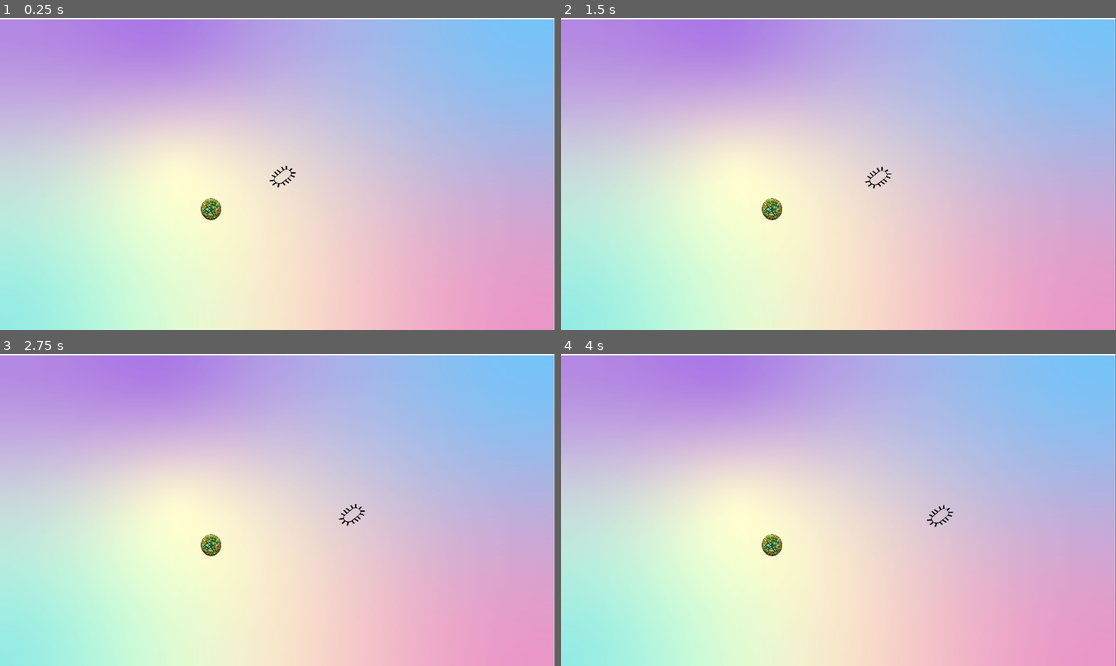
Above: before the commit, frames 1-4 (two rows, left to right).
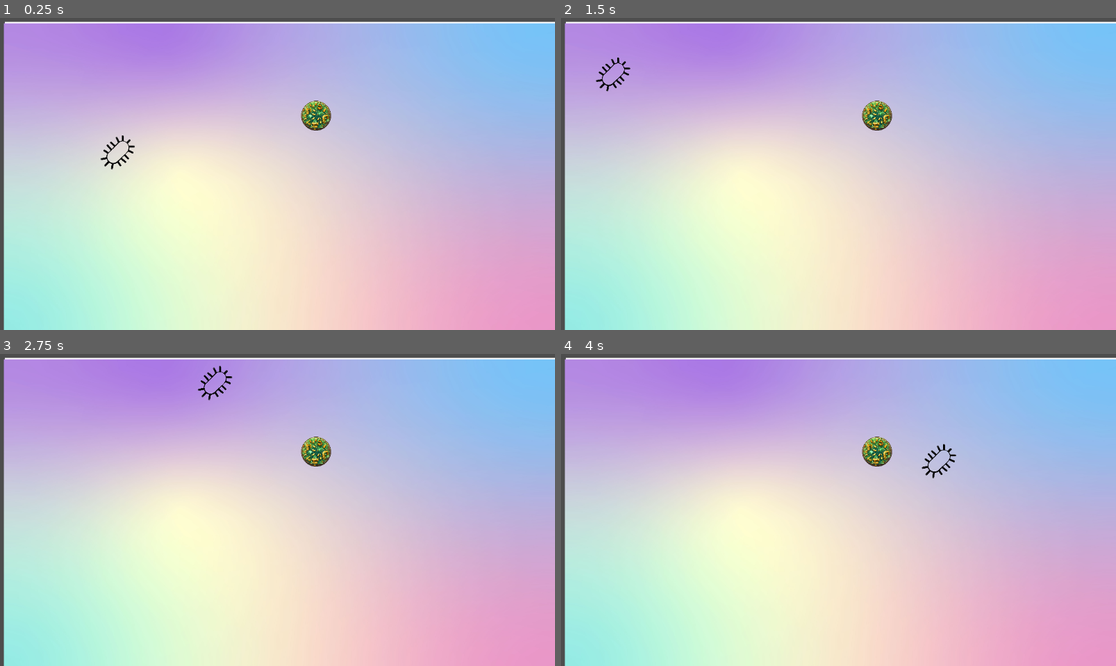
Above: after the commit, the same moments.

Repository: hypergeek-dev/amoebea_sim
Game: Godot game, scene res://color_rect.tscn
Two runs of this game, one before a commit and one after it. Both use one fixed random seed, a clock stepped at 60 frames per second and the inputs below.
Inputs:
- Up to frame 1 (0.25 s): no input
- Up to frame 2 (1.5 s): no input
- Up to frame 3 (2.75 s): no input
- Up to frame 4 (4 s): no input

The runs differ from the first frame. In frame 1, 3.6% of the frame differs, in the area x 0-100%, y 0-100%; in frame 2, 3.6%; in frame 3, 3.6%; in frame 4, 3.6%.

Commit message:
Collision detection added

Diff:
--- a/Amobea.gd
+++ /dev/null
@@ -1,36 +0,0 @@
-extends Amobea
-
-var speed = 100  # Speed of the element
-var direction = Vector2.ZERO
-
-func _ready():
-	randomize()
-	# Set initial random direction
-	direction = Vector2(randf_range(-1, 1), randf_range(-1, 1)).normalized()
-
-func _process(delta):
-	# Move the element
-	position += direction * speed * delta
-
-	# Change direction randomly at intervals
-	if randf() < 0.01:
-		direction = Vector2(randf_range(-1, 1), randf_range(-1, 1)).normalized()
-
-	# Keep the element within the screen bounds
-	var screen_size = get_viewport_rect().size
-	if position.x < 0:
-		position.x = 0
-		direction.x *= -1
-	elif position.x > screen_size.x:
-		position.x = screen_size.x
-		direction.x *= -1
-
-	if position.y < 0:
-		position.y = 0
-		direction.y *= -1
-	elif position.y > screen_size.y:
-		position.y = screen_size.y
-		direction.y *= -1
-
-func randf_range(min, max):
-	return min + (max - min) * randf()
--- a/Sprite.gd
+++ b/Sprite.gd
@@ -3,29 +3,44 @@
 var speed = 300
 var direction = Vector2.ZERO
 var target_direction = Vector2.ZERO
-var change_interval = 1.0
+var change_interval = 5.0
 var time_since_last_change = 0.0
+var noise
+var noise_time = 0.0
 
 func _ready():
+	print("Script is running on node: ", self.name)
 	randomize()
-
 	direction = Vector2(rand_range(-1, 1), rand_range(-1, 1)).normalized()
 	target_direction = direction
-	change_interval = rand_range(1, 20)
+	change_interval = rand_range(3, 5)
+
+
+	noise = FastNoiseLite.new()
+	noise.seed = randi()
+	noise.frequency = 0.1
+
+	var area2d = $Amoeba_Area
+	if area2d:
+		print("Amoeba_Area node found, connecting signal on node: ", self.name)
+		area2d.connect("area_entered", Callable(self, "_on_Amoeba_Area_area_entered"))
+	else:
+		print("Error: Amoeba_Area node not found on node: ", self.name)
 
 func _process(delta):
-
 	position += direction * speed * delta
-
-	direction = direction.lerp(target_direction, 0.1)
-
+	direction = direction.lerp(target_direction, 0.02)
 
 	time_since_last_change += delta
+	noise_time += delta
+
 	if time_since_last_change >= change_interval:
-		target_direction = Vector2(rand_range(-1, 1), rand_range(-1, 1)).normalized()
+		var noise_value_x = noise.get_noise_2d(position.x * 0.1, noise_time)
+		var noise_value_y = noise.get_noise_2d(position.y * 0.1, noise_time)
+		target_direction = Vector2(noise_value_x, noise_value_y).normalized()
+
 		time_since_last_change = 0.0
-		change_interval = rand_range(1, 10)
-
+		change_interval = rand_range(3, 5)
 
 	var screen_size = get_viewport_rect().size
 	if position.x < 0:
@@ -46,5 +61,12 @@
 		direction.y *= -1
 		target_direction.y *= -1
 
+func _on_Amoeba_Area_area_entered(area):
+	print("Area entered detected.")
+	if area.is_in_group("bacteria"):
+		print("Bacteria detected!")
+		area.queue_free()
+		scale += Vector2(0.1, 0.1)
+
 func rand_range(min, max):
 	return min + (max - min) * randf()
--- a/color_rect.tscn
+++ b/color_rect.tscn
@@ -1,16 +1,23 @@
-[gd_scene load_steps=6 format=3 uid="uid://cs8k1yij53gh6"]
+[gd_scene load_steps=8 format=3 uid="uid://cs8k1yij53gh6"]
 
 [ext_resource type="Texture2D" uid="uid://cuibcawodeb6h" path="res://Background.jpg" id="1_w5grp"]
 [ext_resource type="Texture2D" uid="uid://d04vcir1p10m0" path="res://amoeba.png" id="2_smd3q"]
 [ext_resource type="Script" path="res://Sprite.gd" id="3_wu3pq"]
 [ext_resource type="Texture2D" uid="uid://bd27ereq1lsel" path="res://bacteria.png" id="4_w4caa"]
+[ext_resource type="Script" path="res://Food.gd" id="5_lg2pp"]
 
-[sub_resource type="CircleShape2D" id="CircleShape2D_2xjiy"]
-radius = 201.002
+[sub_resource type="CapsuleShape2D" id="CapsuleShape2D_jh6jy"]
+radius = 76.0
+height = 223.185
+
+[sub_resource type="CircleShape2D" id="CircleShape2D_djxhf"]
+radius = 333.507
 
 [node name="ColorRect" type="ColorRect"]
-offset_right = 1151.0
-offset_bottom = 648.0
+offset_left = 10.0
+offset_top = 8.0
+offset_right = 1161.0
+offset_bottom = 656.0
 
 [node name="Background" type="Sprite2D" parent="."]
 position = Vector2(574, 328.5)
@@ -18,17 +25,32 @@
 texture = ExtResource("1_w5grp")
 metadata/_edit_lock_ = true
 
-[node name="Amoeba" type="Sprite2D" parent="Background"]
-z_index = 999
+[node name="Amobea" type="Sprite2D" parent="." groups=["Amobea"]]
+position = Vector2(303, 303)
+scale = Vector2(0.25, 0.25)
 texture = ExtResource("2_smd3q")
 script = ExtResource("3_wu3pq")
 
-[node name="Food" type="Sprite2D" parent="."]
-position = Vector2(438, 397)
-scale = Vector2(0.102, 0.11)
+[node name="Amoeba_Area" type="Area2D" parent="Amobea" groups=["Amobea"]]
+position = Vector2(-28, -4)
+
+[node name="Amobea_Collision" type="CollisionShape2D" parent="Amobea/Amoeba_Area" groups=["Amobea"]]
+position = Vector2(20, 8)
+rotation = 0.837758
+scale = Vector2(1.5, 1.5)
+shape = SubResource("CapsuleShape2D_jh6jy")
+metadata/_edit_lock_ = true
+
+[node name="Bacteria" type="Sprite2D" parent="." groups=["Bacteria"]]
+position = Vector2(646, 195)
+scale = Vector2(0.15, 0.15)
 texture = ExtResource("4_w4caa")
+script = ExtResource("5_lg2pp")
 
-[node name="CollisionShape2D" type="CollisionShape2D" parent="Food"]
-z_index = 1
-position = Vector2(-19.6077, -9.09094)
-shape = SubResource("CircleShape2D_2xjiy")
+[node name="Bacteria_Area" type="Area2D" parent="Bacteria" groups=["Bacteria"]]
+
+[node name="Bacteria_Collision" type="CollisionShape2D" parent="Bacteria/Bacteria_Area" groups=["Bacteria"]]
+position = Vector2(6.66667, 0)
+scale = Vector2(0.62, 0.62)
+shape = SubResource("CircleShape2D_djxhf")
+metadata/_edit_lock_ = true
--- /dev/null
+++ b/node_2d.tscn
@@ -0,0 +1,3 @@
+[gd_scene format=3 uid="uid://bl7as602mvdyc"]
+
+[node name="Node2D" type="Node2D"]
Not shown, changed: .gitignore
Not shown, changed: README.md
